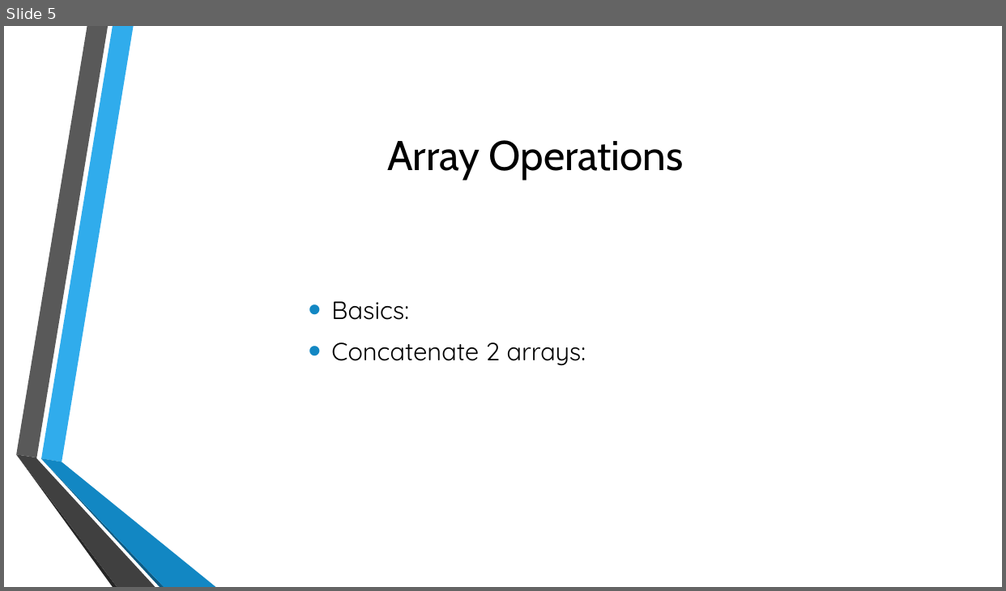
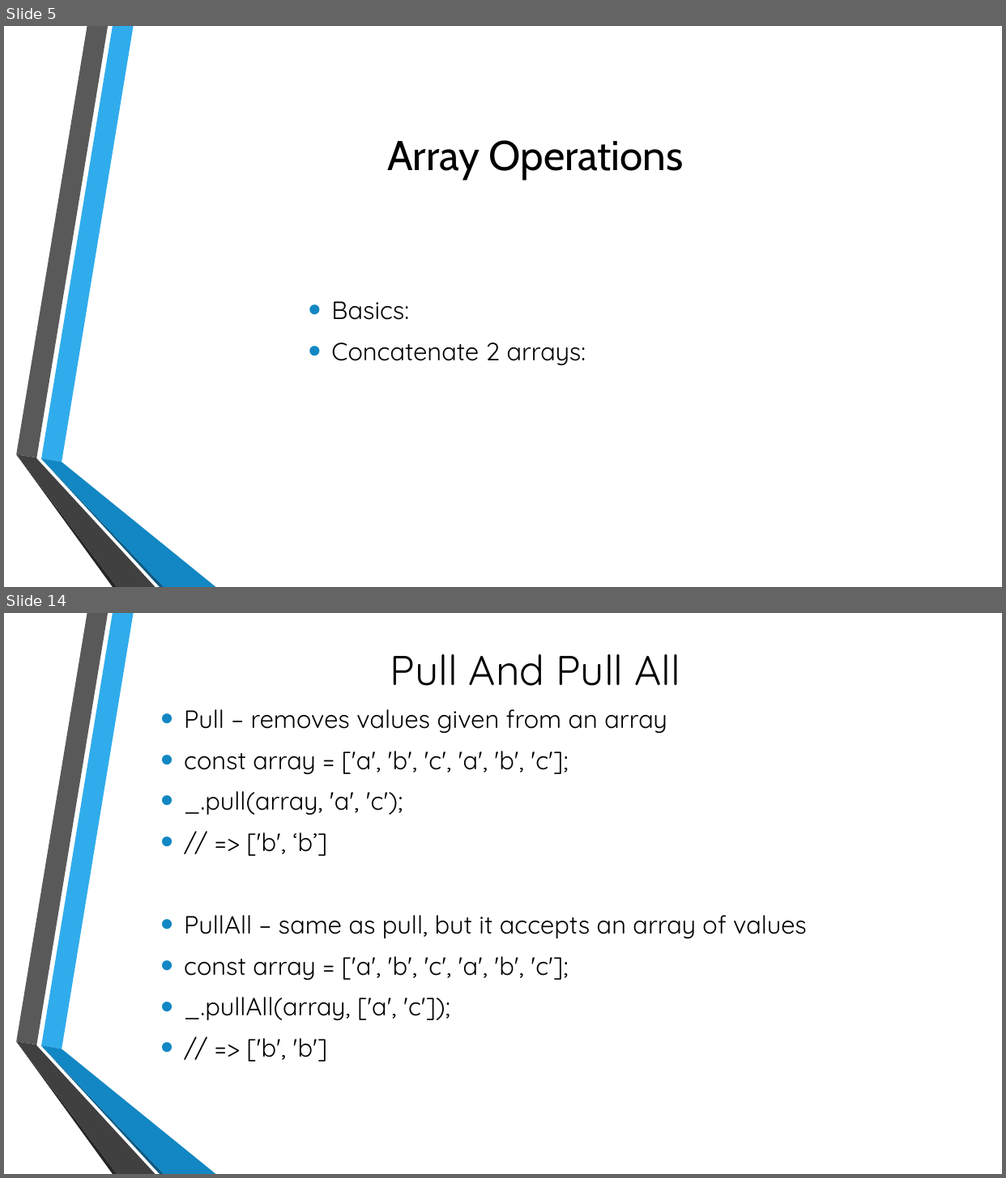
Before and after one commit to KostaProsenikov/lodash, a slide deck: Lodash.pptx. Shown one above the other, each under a label of ours: slide 5 before the commit, slides 5 and 14 after it; the slides between them are not shown. The pictures are 1006x591 and 1006x1178 pixels, drawn with LibreOffice and Linux fonts; fonts in the diff are those of the drawing; background and template pictures are left out. Boxes give left, top, right and bottom in pixels: in the first picture for what was removed or moved away, otherwise in the second. Text is boxed around its words. In the diff, an @@ line names an element or a change of style, - is before the commit and + after.

Commit message:
Update for the arrays presentation

```diff
--- a/Lodash.pptx
+++ b/Lodash.pptx
@@ slide 14 added at <box>4,613,1002,1174</box>, background picture (left out); not listed: 6 template elements that a slide beside it also shows @@
@@ title added at <box>390,654,681,686</box>, 40 pt, text #000000 @@
+Pull And Pull All
@@ text added at <box>184,709,807,1062</box>, 24 pt, text #000000 @@
+• Pull – removes values given from an array
+• const array = ['a', 'b', 'c', 'a', 'b', 'c'];
+• _.pull(array, 'a', 'c');
+• // => ['b', ‘b’]
+• PullAll – same as pull, but it accepts an array of values
+• const array = ['a', 'b', 'c', 'a', 'b', 'c'];
+• _.pullAll(array, ['a', 'c']);
+• // => ['b', 'b']
```
Also in this commit, not shown: 7 slides changed, 8 other slides added, 1 other file.
